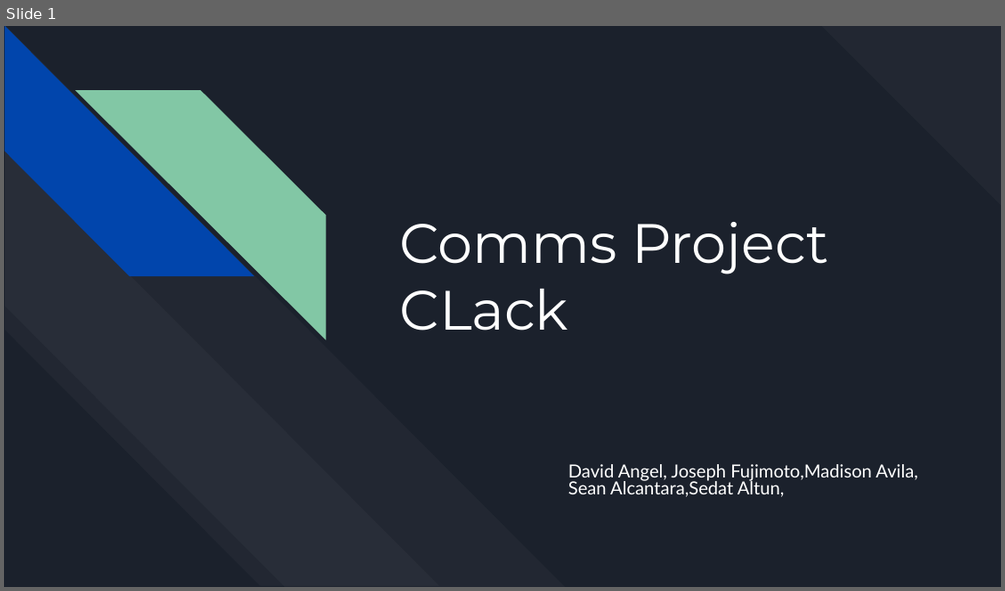
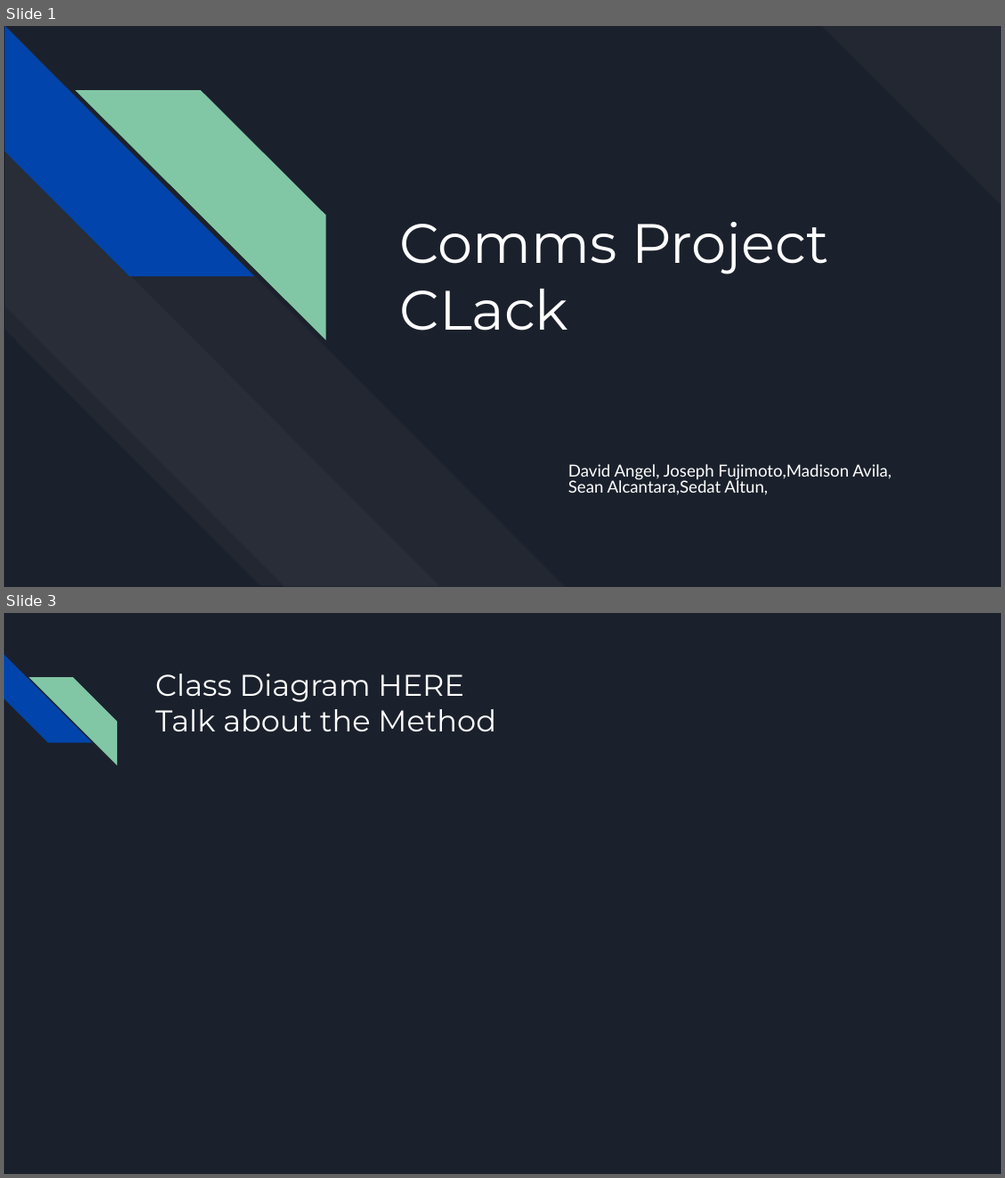
Before and after one commit to R3r3zzed/Comms-Project, a slide deck: Design/Comms Project Design.pptx. Shown one above the other, each under a label of ours: slide 1 before the commit, slides 1 and 3 after it; the slides between them are not shown. The pictures are 1005x591 and 1005x1178 pixels, drawn with LibreOffice and Linux fonts; fonts in the diff are those of the drawing. Boxes give left, top, right and bottom in pixels: in the first picture for what was removed or moved away, otherwise in the second. Text is boxed around its words. In the diff, an @@ line names an element or a change of style, - is before the commit and + after.

```diff
--- a/Design/Comms Project Design.pptx
+++ b/Design/Comms Project Design.pptx
@@ slide 3 added at (x1=4, y1=613, x2=1001, y2=1174), background #1B212C @@
@@ diag stripe added at (x1=4, y1=655, x2=92, y2=743), fill #0145AC @@
@@ diag stripe added at (x1=29, y1=677, x2=117, y2=764), fill #82C7A5 @@
@@ title added at (x1=155, y1=674, x2=496, y2=731), 21.6 pt, text #FFFFFF @@
+Class Diagram HERE
+Talk about the Method
@@ slide 1 changed as well @@
@@ subtitle "David Angel, Joseph Fujimoto,Madison Avila, ..." at (x1=568, y1=464, x2=891, y2=495): size 13 to 12 pt @@
```
Also in this commit, not shown: 2 other slides added, 5 slides removed, 3 other files.
